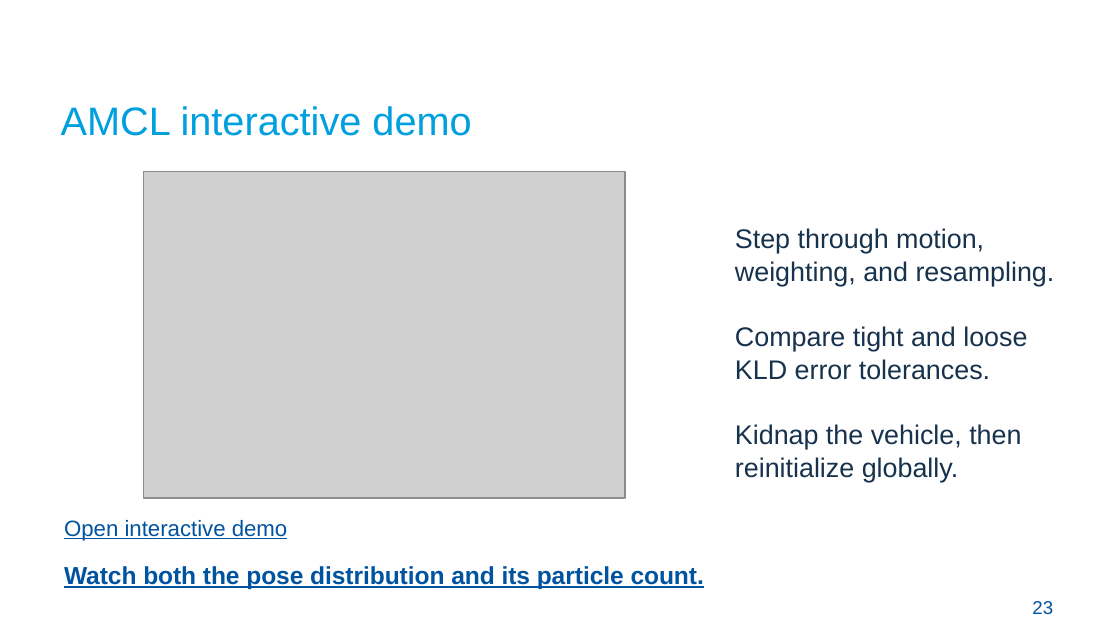
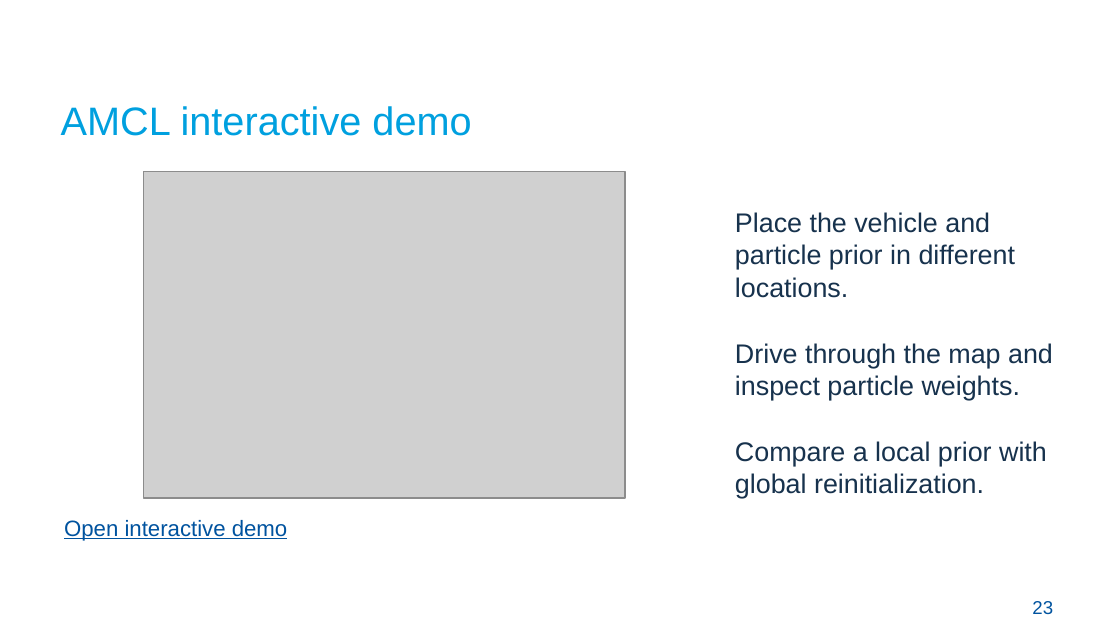
Before and after one commit to Croquembouche/Intro2AV-CourseContent, a slide deck: slide 23 of 2026/Presentations/Lecture 5 Localization for Autonomous Driving.pptx. Drawn at 1120x630 pixels with LibreOffice and Linux fonts; fonts in the diff are those of the drawing; grey boxes stand for pictures; background and template pictures are left out. Boxes give left, top, right and bottom in pixels: in the first picture for what was removed or moved away, otherwise in the second. Text is boxed around its words. In the diff, an @@ line names an element or a change of style, - is before the commit and + after.

Commit message:
Rework localization lecture around algorithm benefits and limitations

```diff
--- a/2026/Presentations/Lecture 5 Localization for Autonomous Driving.pptx
+++ b/2026/Presentations/Lecture 5 Localization for Autonomous Driving.pptx
@@ text at [735,212,1053,498]: text changed @@
-Step through motion, weighting, and resampling.
-Compare tight and loose KLD error tolerances.
-Kidnap the vehicle, then reinitialize globally.
+Place the vehicle and particle prior in different locations.
+Drive through the map and inspect particle weights.
+Compare a local prior with global reinitialization.
@@ text removed at [64,566,704,589] @@
-Watch both the pose distribution and its particle count.
```
Also in this commit, not shown: 21 other slides changed, 13 slides added, 9 slides removed, 8 other files.
